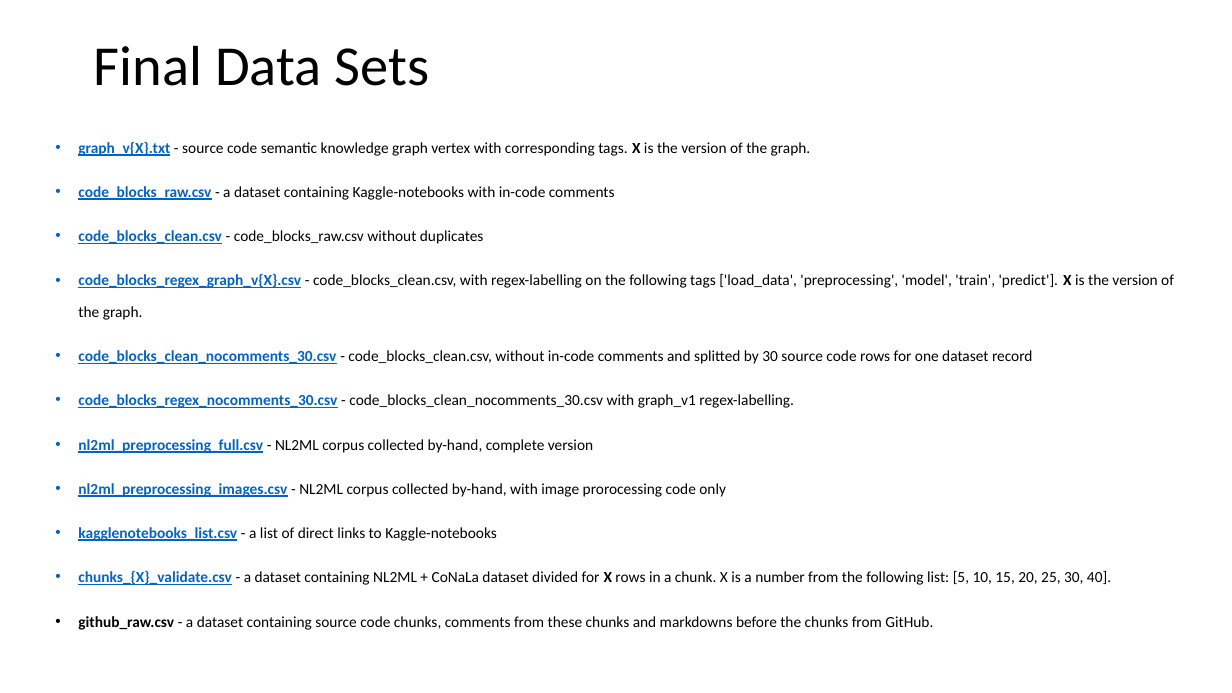
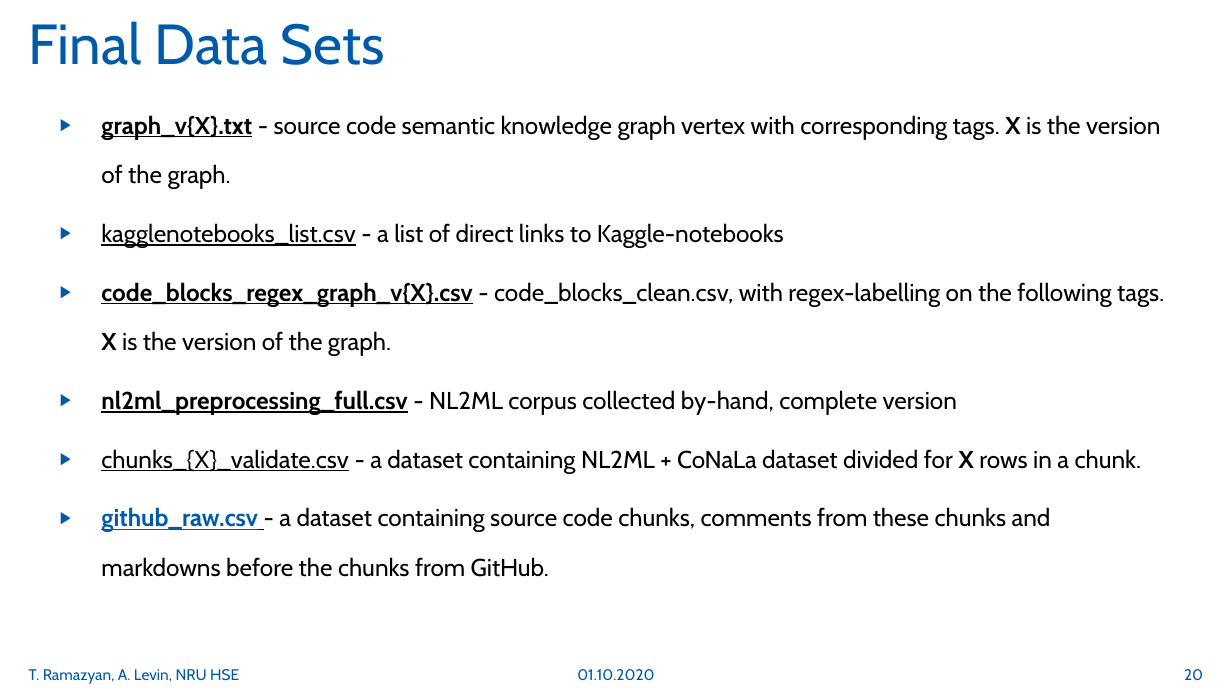
Before and after one commit to whatevernevermindbro/source_code_classification, a slide deck: slide 20 of nl2ml.pptx (slide 8 before the commit). Drawn at 1232x693 pixels with LibreOffice and Linux fonts; fonts in the diff are those of the drawing. Boxes give left, top, right and bottom in pixels: in the first picture for what was removed or moved away, otherwise in the second. Text is boxed around its words. In the diff, an @@ line names an element or a change of style, - is before the commit and + after.

Commit message:
upd: better version;

```diff
--- a/nl2ml.pptx
+++ b/nl2ml.pptx
@@ title "Final Data Sets": place and size @@
-title "Final Data Sets" at (94, 45, 429, 86)
+title "Final Data Sets" at (29, 21, 385, 65)
@@ title "Final Data Sets" at (29, 21, 385, 65): font Calibri to Cabin, text colour #000000 to #005AAA @@
@@ text "graph_v{X}.txt - source code semantic ...": place and size @@
-text "graph_v{X}.txt - source code semantic ..." at (78, 141, 1174, 630)
+text "graph_v{X}.txt - source code semantic ..." at (101, 115, 1164, 577)
@@ text at (101, 115, 1160, 577): size 12 to 19 pt, font Calibri to Cabin in "graph_v{X}.txt - source code semantic knowledge graph ...", "nl2ml_preprocessing_full.csv - NL2ML corpus collected by-han ...", "github_raw.csv - a dataset containing source code ..."; text colour #0563C1 to #000000 in "graph_v{X}.txt", "nl2ml_preprocessing_full.csv"; text colour #000000 to #005AAA, underline on in "github_raw.csv"; bullet • to ▶; less space between paragraphs @@
@@ text at (101, 223, 1164, 356): text changed; size 12 to 19 pt; font Calibri to Cabin @@
-• code_blocks_raw.csv - a dataset containing Kaggle-notebooks with in-code comments
-• code_blocks_clean.csv - code_blocks_raw.csv without duplicates
-• code_blocks_regex_graph_v{X}.csv - code_blocks_clean.csv, with regex-labelling on the following tags ['load_data', 'preprocessing', 'model', 'train', 'predict']. X is the version of the graph.
-• code_blocks_clean_nocomments_30.csv - code_blocks_clean.csv, without in-code comments and splitted by 30 source code rows for one dataset record
-• code_blocks_regex_nocomments_30.csv - code_blocks_clean_nocomments_30.csv with graph_v1 regex-labelling.
+▶ kagglenotebooks_list.csv - a list of direct links to Kaggle-notebooks
+▶ code_blocks_regex_graph_v{X}.csv - code_blocks_clean.csv, with regex-labelling on the following tags. X is the version of the graph.
@@ text at (101, 449, 1141, 474): text changed; size 12 to 19 pt; font Calibri to Cabin @@
-• nl2ml_preprocessing_images.csv - NL2ML corpus collected by-hand, with image prorocessing code only
-• kagglenotebooks_list.csv - a list of direct links to Kaggle-notebooks
-• chunks_{X}_validate.csv - a dataset containing NL2ML + CoNaLa dataset divided for X rows in a chunk. X is a number from the following list: [5, 10, 15, 20, 25, 30, 40].
+▶ chunks_{X}_validate.csv - a dataset containing NL2ML + CoNaLa dataset divided for X rows in a chunk.
@@ text added at (29, 669, 239, 684), 12 pt, text #005AAA @@
+T. Ramazyan, A. Levin, NRU HSE
@@ text added at (577, 669, 654, 680), 12 pt, text #005AAA @@
+01.10.2020
@@ page number added at (1184, 669, 1203, 680), 12 pt, text #005AAA @@
+20
```
Also in this commit, not shown: 3 other slides changed, 18 slides added, 4 slides removed.
